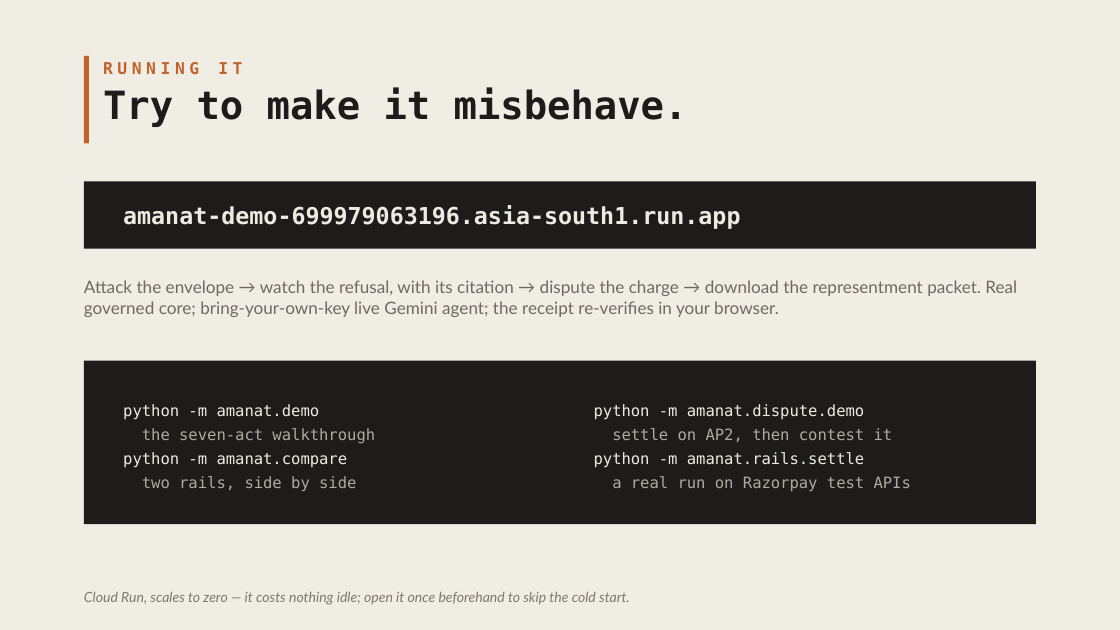
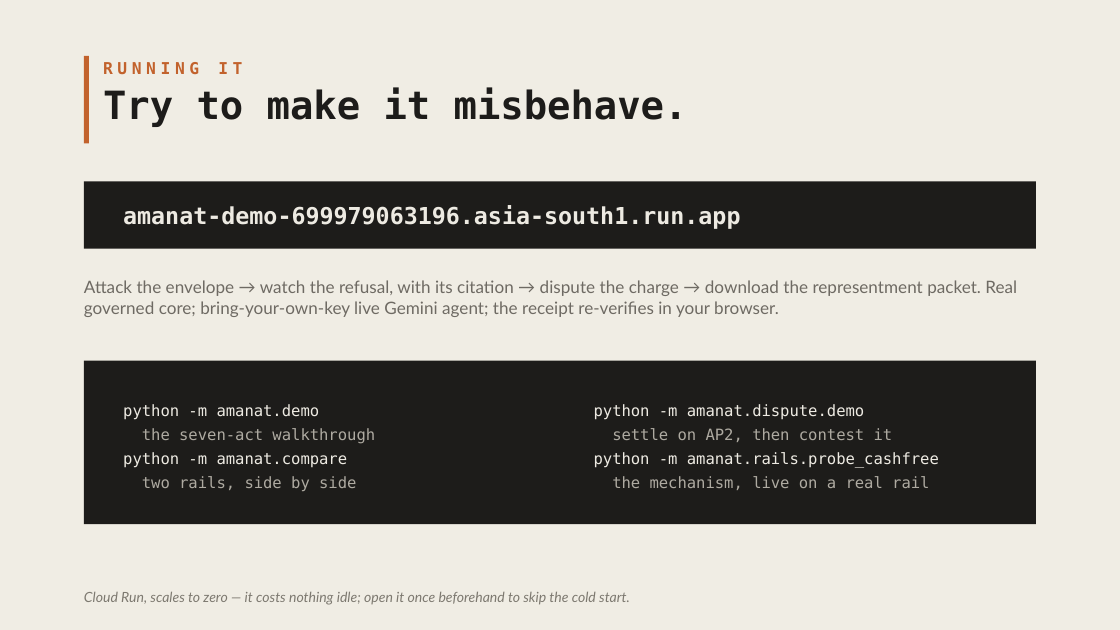
Before and after one commit to HERPESME/amanat, a slide deck: slide 11 of docs/pitch/amanat-deck.pptx. Drawn at 1120x630 pixels with LibreOffice and Linux fonts; fonts in the diff are those of the drawing. Boxes give left, top, right and bottom in pixels: in the first picture for what was removed or moved away, otherwise in the second. Text is boxed around its words. In the diff, an @@ line names an element or a change of style, - is before the commit and + after.

```diff
--- a/docs/pitch/amanat-deck.pptx
+++ b/docs/pitch/amanat-deck.pptx
@@ text at bbox=[594, 452, 939, 490]: text changed @@
-python -m amanat.rails.settle
-a real run on Razorpay test APIs
+python -m amanat.rails.probe_cashfree
+the mechanism, live on a real rail
```
Also in this commit, not shown: 5 other slides changed, 3 other files.
